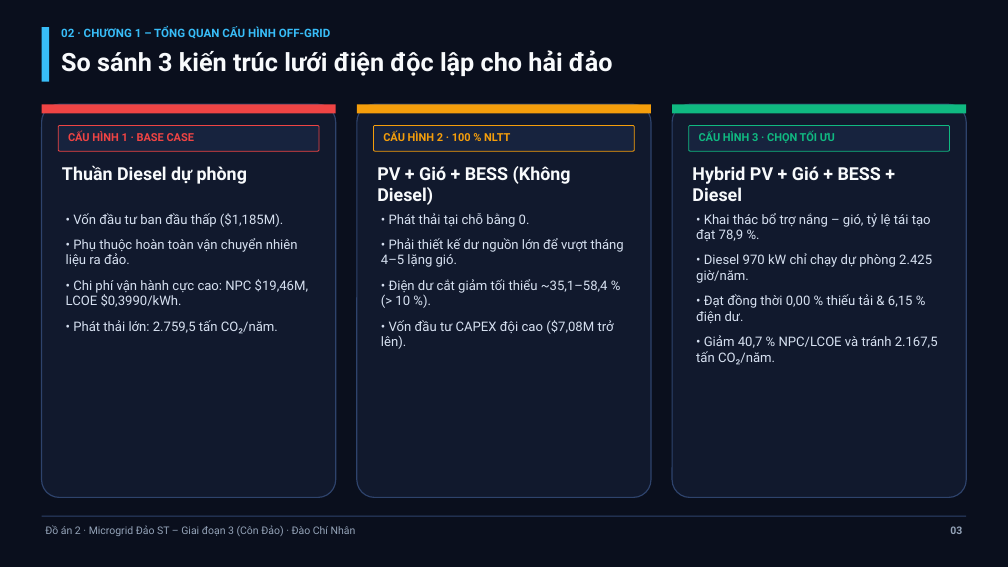
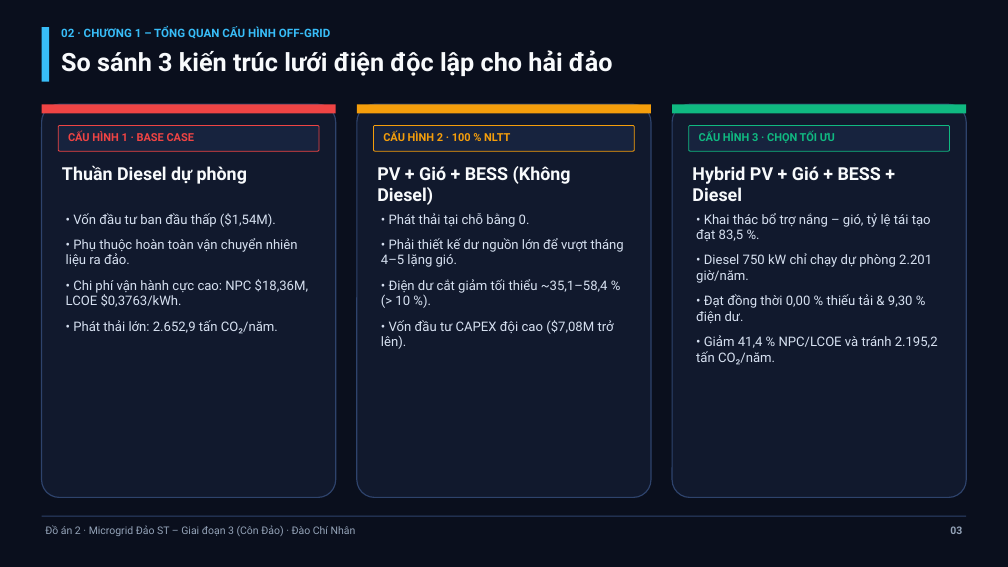
Before and after one commit to huongpro123/DoAn2_Microgrid_ConDao_ChiNhan, a slide deck: slide 3 of HO_SO_NOP_BAO_CAO_CHINH_THUC/07_Slide_Thuyet_Trinh_15_Trang_ST_Giai_Doan_3.pptx. Drawn at 1008x567 pixels with LibreOffice and Linux fonts; fonts in the diff are those of the drawing. Boxes give left, top, right and bottom in pixels: in the first picture for what was removed or moved away, otherwise in the second. Text is boxed around its words. In the diff, an @@ line names an element or a change of style, - is before the commit and + after.

```diff
--- a/HO_SO_NOP_BAO_CAO_CHINH_THUC/07_Slide_Thuyet_Trinh_15_Trang_ST_Giai_Doan_3.pptx
+++ b/HO_SO_NOP_BAO_CAO_CHINH_THUC/07_Slide_Thuyet_Trinh_15_Trang_ST_Giai_Doan_3.pptx
@@ text at bbox=[73, 213, 276, 227]: text changed @@
-• Vốn đầu tư ban đầu thấp ($1,185M).
+• Vốn đầu tư ban đầu thấp ($1,54M).
@@ text at bbox=[696, 213, 938, 365]: text changed @@
-• Khai thác bổ trợ nắng – gió, tỷ lệ tái tạo đạt 78,9 %.
-• Diesel 970 kW chỉ chạy dự phòng 2.425 giờ/năm.
-• Đạt đồng thời 0,00 % thiếu tải & 6,15 % điện dư.
-• Giảm 40,7 % NPC/LCOE và tránh 2.167,5 tấn CO₂/năm.
+• Khai thác bổ trợ nắng – gió, tỷ lệ tái tạo đạt 83,5 %.
+• Diesel 750 kW chỉ chạy dự phòng 2.201 giờ/năm.
+• Đạt đồng thời 0,00 % thiếu tải & 9,30 % điện dư.
+• Giảm 41,4 % NPC/LCOE và tránh 2.195,2 tấn CO₂/năm.
@@ text at bbox=[66, 279, 308, 334]: text changed @@
-• Chi phí vận hành cực cao: NPC $19,46M, LCOE $0,3990/kWh.
-• Phát thải lớn: 2.759,5 tấn CO₂/năm.
+• Chi phí vận hành cực cao: NPC $18,36M, LCOE $0,3763/kWh.
+• Phát thải lớn: 2.652,9 tấn CO₂/năm.
```
Also in this commit, not shown: 14 other slides changed, 22 other files.
